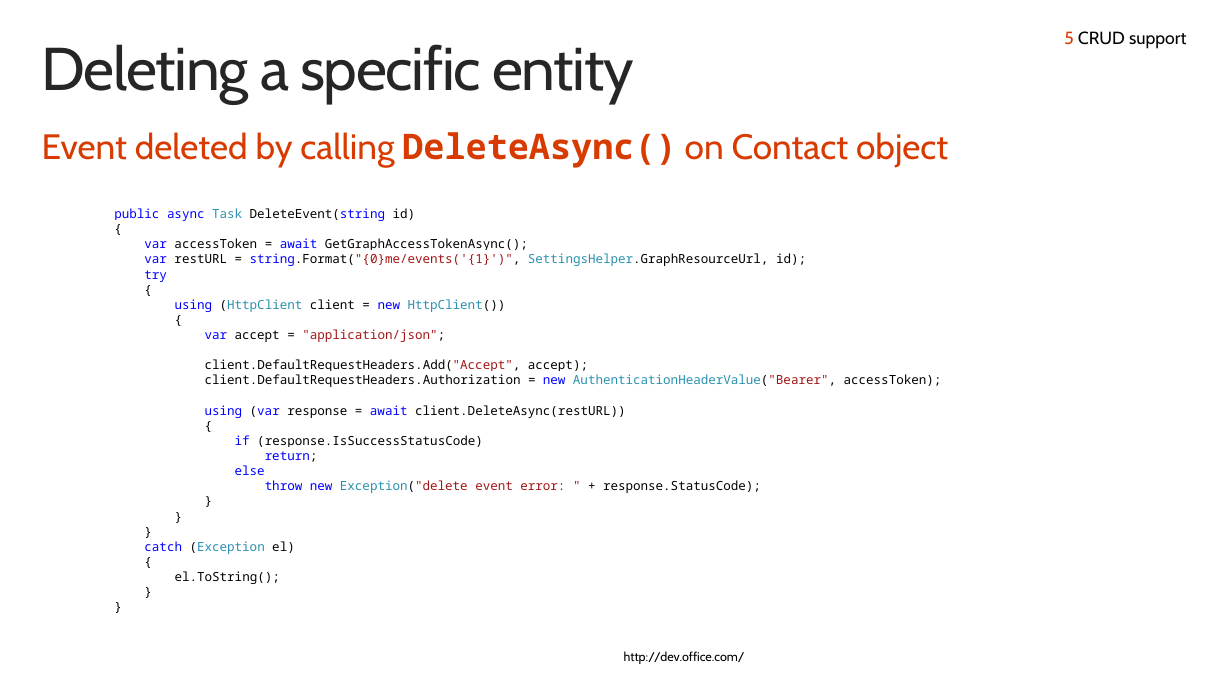
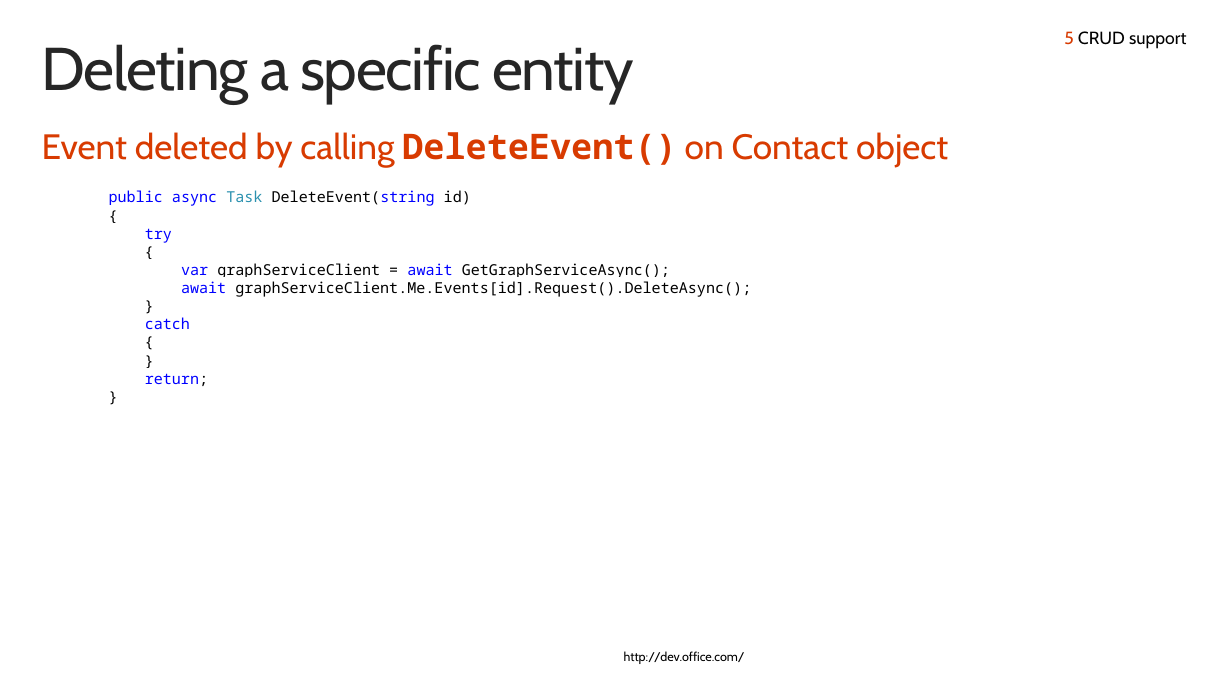
Before and after one commit to fabbbiob/TrainingContent, a slide deck: slide 10 of O3653/O3653-13 Deep Dive into Office 365 APIs for Calendar/O3653-13 Deep Dive into Office 365 APIs for Calendar.pptx. Drawn at 1232x693 pixels with LibreOffice and Linux fonts; fonts in the diff are those of the drawing; background and template pictures are left out. Boxes give left, top, right and bottom in pixels: in the first picture for what was removed or moved away, otherwise in the second. Text is boxed around its words. In the diff, an @@ line names an element or a change of style, - is before the commit and + after.

```diff
--- a/O3653/O3653-13 Deep Dive into Office 365 APIs for Calendar/O3653-13 Deep Dive into Office 365 APIs for Calendar.pptx
+++ b/O3653/O3653-13 Deep Dive into Office 365 APIs for Calendar/O3653-13 Deep Dive into Office 365 APIs for Calendar.pptx
@@ text at bbox=[42, 132, 948, 168]: text changed @@
-Event deleted by calling DeleteAsync() on Contact object
+Event deleted by calling DeleteEvent() on Contact object
@@ text added at bbox=[109, 190, 751, 386], 12 pt, text #000000 @@
+public async Task DeleteEvent(string id)
+{
+try
+{
+var graphServiceClient = await GetGraphServiceAsync();
+await graphServiceClient.Me.Events[id].Request().DeleteAsync();
+}
+catch
+{
+}
+return;
+}
@@ text removed at bbox=[114, 208, 942, 584] @@
-public async Task DeleteEvent(string id)
-{
-var accessToken = await GetGraphAccessTokenAsync();
-var restURL = string.Format("{0}me/events('{1}')", SettingsHelper.GraphResourceUrl, id);
-try
-{
-using (HttpClient client = new HttpClient())
-{
-var accept = "application/json";
-client.DefaultRequestHeaders.Add("Accept", accept);
-client.DefaultRequestHeaders.Authorization = new AuthenticationHeaderValue("Bearer", accessToken);
-using (var response = await client.DeleteAsync(restURL))
-{
-if (response.IsSuccessStatusCode)
-return;
-else
-throw new Exception("delete event error: " + response.StatusCode);
-}
-}
-}
-catch (Exception el)
-{
-el.ToString();
-}
-}
```
Also in this commit, not shown: 3 other slides changed, 23 other files.
